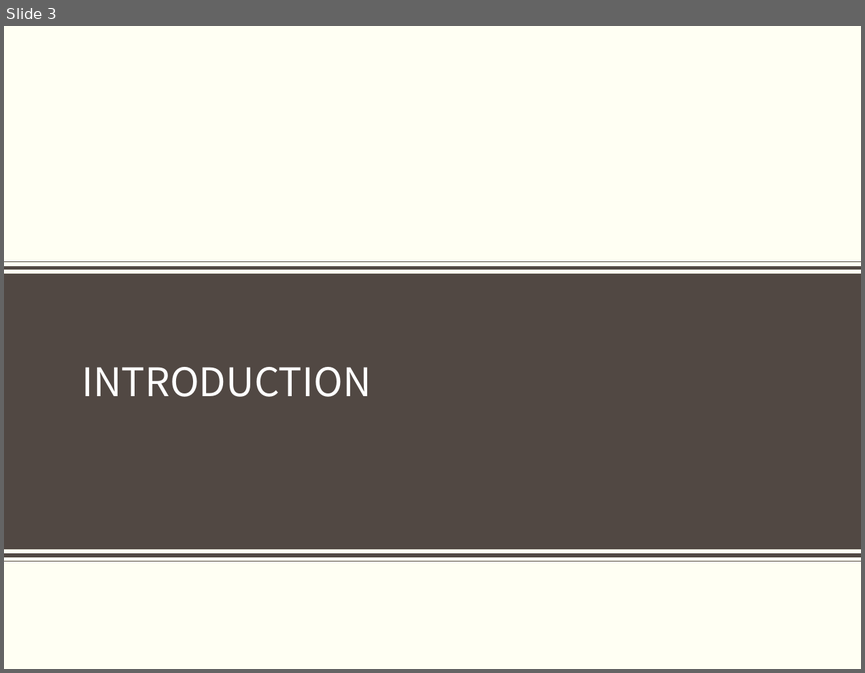
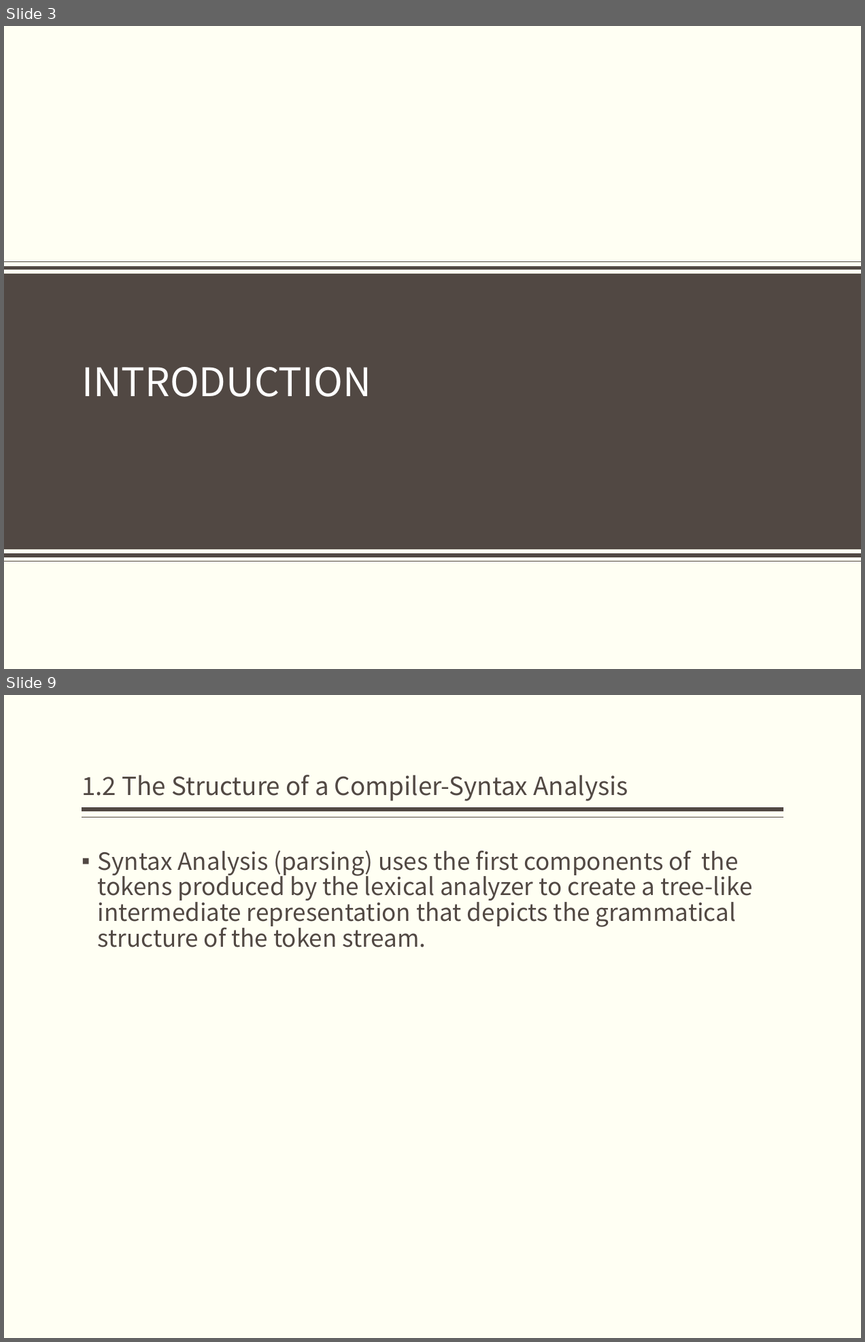
Before and after one commit to bonkboykz/jz81.github.io, a slide deck: course/compiler/LectureNotes/(Spring2017)Lecture1.pptx. Shown one above the other, each under a label of ours: slide 3 before the commit, slides 3 and 9 after it; the slides between them are not shown. The pictures are 865x673 and 865x1342 pixels, drawn with LibreOffice and Linux fonts; fonts in the diff are those of the drawing; background and template pictures are left out. Boxes give left, top, right and bottom in pixels: in the first picture for what was removed or moved away, otherwise in the second. Text is boxed around its words. In the diff, an @@ line names an element or a change of style, - is before the commit and + after.

```diff
--- a/course/compiler/LectureNotes/(Spring2017)Lecture1.pptx
+++ b/course/compiler/LectureNotes/(Spring2017)Lecture1.pptx
@@ slide 9 added at (x1=4, y1=695, x2=861, y2=1338), background #FFFFF3 @@
@@ title added at (x1=82, y1=775, x2=628, y2=801), 21 pt, text #514843 @@
+1.2 The Structure of a Compiler-Syntax Analysis
@@ line added from (784, 809) to (82, 809), #514843 3 pt @@
@@ line added from (784, 817) to (82, 817), #514843 1 pt @@
@@ text added at (x1=98, y1=850, x2=752, y2=947), 20 pt, text #514843 @@
+▪ Syntax Analysis (parsing) uses the first components of the tokens produced by the lexical analyzer to create a tree-like intermediate representation that depicts the grammatical structure of the token stream.
```
Also in this commit, not shown: 2 slides changed, 18 other slides added.
